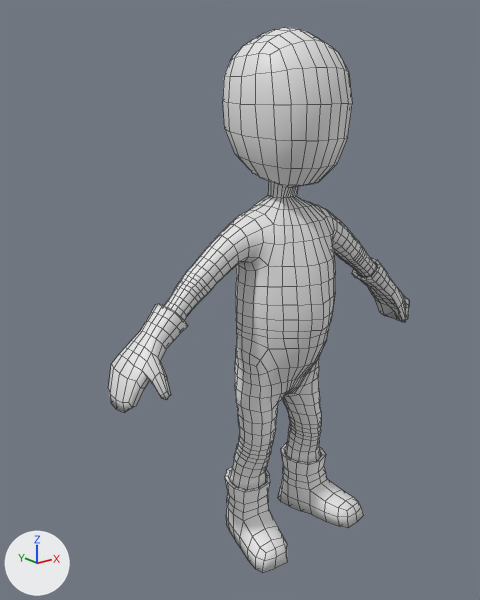
Renders of the Blender file Assets/Models/Villager.blend from each side of a commit.
The view is the same before and after, from a 50 mm camera at (-2.12, -2.33, 2.21) aimed at (-0.15, 0.12, 1.23). Every picture has the same lights, and +X, +Y and +Z are marked at lower left. Mesh edges are drawn as thin lines.
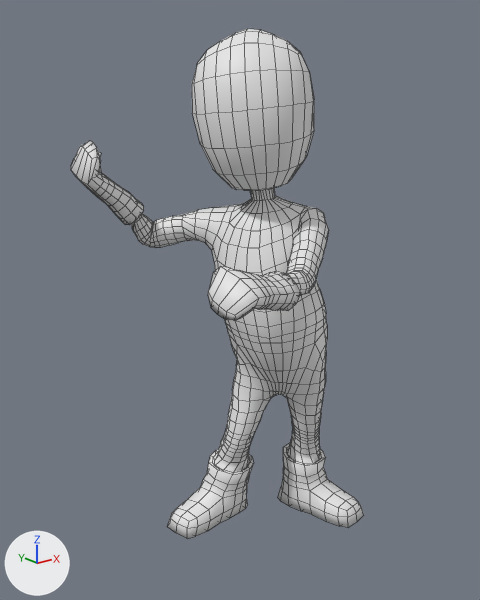
The newer file adds an action. The first version stands in its rest pose; the second is drawn at frame 1 of the action 'chop'.

Where the change shows, as pixel boxes [x1, y1, x2, y2] in the pictures (480 x 600 px):
'Cube', posed (7% shorter): before [108, 27, 409, 573]; after [71, 29, 364, 539]

Edits to the bpy script that builds the scene:
```text
Change bone_f_index_l:
    where bone_f_index_l = bpy.data.objects['rig'].pose.bones['f_index.L']  # child of 'ORG-palm.01.L'
    bone_f_index_l.scale: (1.0, 1.0, 1.0) -> (1.0, 0.83, 1.0)
Change bone_thumb_l:
    where bone_thumb_l = bpy.data.objects['rig'].pose.bones['thumb.L']  # child of 'ORG-palm.01.L'
    bone_thumb_l.scale: (1.0, 1.0, 1.0) -> (1.0, 0.82, 1.0)
Change bone_f_middle_l:
    where bone_f_middle_l = bpy.data.objects['rig'].pose.bones['f_middle.L']  # child of 'ORG-palm.02.L'
    bone_f_middle_l.scale: (1.0, 1.0, 1.0) -> (1.0, 0.83, 1.0)
Change bone_f_ring_l:
    where bone_f_ring_l = bpy.data.objects['rig'].pose.bones['f_ring.L']  # child of 'ORG-palm.03.L'
    bone_f_ring_l.scale: (1.0, 1.0, 1.0) -> (1.0, 0.83, 1.0)
Change bone_f_pinky_l:
    where bone_f_pinky_l = bpy.data.objects['rig'].pose.bones['f_pinky.L']  # child of 'ORG-palm.04.L'
    bone_f_pinky_l.scale: (1.0, 1.0, 1.0) -> (1.0, 0.83, 1.0)
Change bone_f_index_r:
    where bone_f_index_r = bpy.data.objects['rig'].pose.bones['f_index.R']  # child of 'ORG-palm.01.R'
    bone_f_index_r.scale: (1.0, 1.0, 1.0) -> (1.0, 0.87, 1.0)
Change bone_thumb_r:
    where bone_thumb_r = bpy.data.objects['rig'].pose.bones['thumb.R']  # child of 'ORG-palm.01.R'
    bone_thumb_r.scale: (1.0, 1.0, 1.0) -> (1.0, 0.79, 1.0)
Change bone_f_middle_r:
    where bone_f_middle_r = bpy.data.objects['rig'].pose.bones['f_middle.R']  # child of 'ORG-palm.02.R'
    bone_f_middle_r.scale: (1.0, 1.0, 1.0) -> (1.0, 0.87, 1.0)
Change bone_f_ring_r:
    where bone_f_ring_r = bpy.data.objects['rig'].pose.bones['f_ring.R']  # child of 'ORG-palm.03.R'
    bone_f_ring_r.scale: (1.0, 1.0, 1.0) -> (1.0, 0.87, 1.0)
Change bone_f_pinky_r:
    where bone_f_pinky_r = bpy.data.objects['rig'].pose.bones['f_pinky.R']  # child of 'ORG-palm.04.R'
    bone_f_pinky_r.scale: (1.0, 1.0, 1.0) -> (1.0, 0.87, 1.0)
Change bone_shoulder_r:
    where bone_shoulder_r = bpy.data.objects['rig'].pose.bones['shoulder.R']  # child of 'ORG-chest'
    bone_shoulder_r.rotation_euler: (0.0, 0.0, 0.0) -> (0.175, 0.0, -0.209)  # degrees (0, 0, 0) -> degrees (10, 0, -12)
Change bone_hand_ik_r:
    where bone_hand_ik_r = bpy.data.objects['rig'].pose.bones['hand.ik.R']  # child of 'root'
    bone_hand_ik_r.location: (0.0, 0.0, 0.0) -> (0.088, 0.46, 0.494)
    bone_hand_ik_r.rotation_quaternion: (1.0, 0.0, 0.0, 0.0) -> (0.11, -0.028, 0.841, -0.528)  # degrees (0, 0, 0) -> degrees (65, 171, 9)
Change bone_elbow_target_ik_r:
    where bone_elbow_target_ik_r = bpy.data.objects['rig'].pose.bones['elbow_target.ik.R']  # child of 'MCH-shoulder_ik_ns_ch.R'
    bone_elbow_target_ik_r.location: (0.0, 0.0, 0.0) -> (0.304, -0.541, 0.031)
Change bone_hand_ik_l:
    where bone_hand_ik_l = bpy.data.objects['rig'].pose.bones['hand.ik.L']  # child of 'root'
    bone_hand_ik_l.location: (0.0, 0.0, 0.0) -> (-1.115, -0.39, 0.212)
    bone_hand_ik_l.rotation_quaternion: (1.0, 0.0, 0.0, 0.0) -> (0.148, 0.148, 0.035, 0.977)  # degrees (0, 0, 0) -> degrees (7, -16, 162)
Change bone_foot_ik_r:
    where bone_foot_ik_r = bpy.data.objects['rig'].pose.bones['foot.ik.R']  # child of 'root'
    bone_foot_ik_r.location: (0.0, 0.0, 0.0) -> (0.014, 0.18, 0.015)
    bone_foot_ik_r.rotation_quaternion: (1.0, 0.0, 0.0, 0.0) -> (0.813, -0.001, 0.007, -0.583)  # degrees (0, 0, 0) -> degrees (-1, 1, -71)
Change bone_torso:
    where bone_torso = bpy.data.objects['rig'].pose.bones['torso']  # child of 'root'
    bone_torso.rotation_quaternion: (1.0, 0.0, 0.0, 0.0) -> (0.92, 0.002, -0.055, -0.388)  # degrees (0, 0, 0) -> degrees (3, -6, -46)
```
